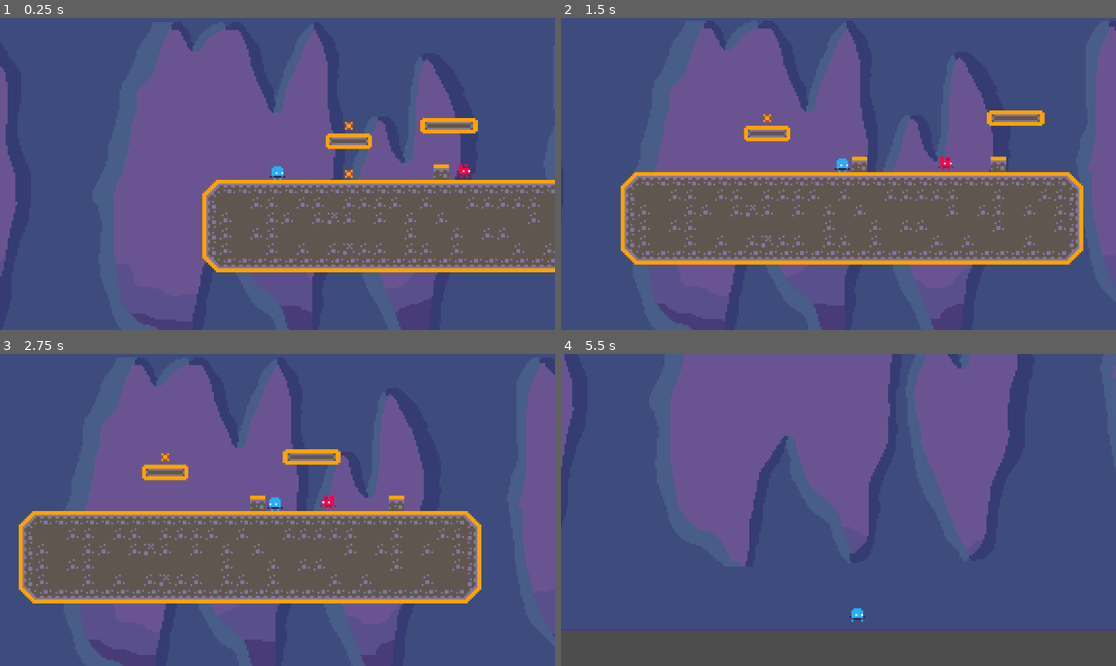
Above: before the commit, frames 1-4 (two rows, left to right).
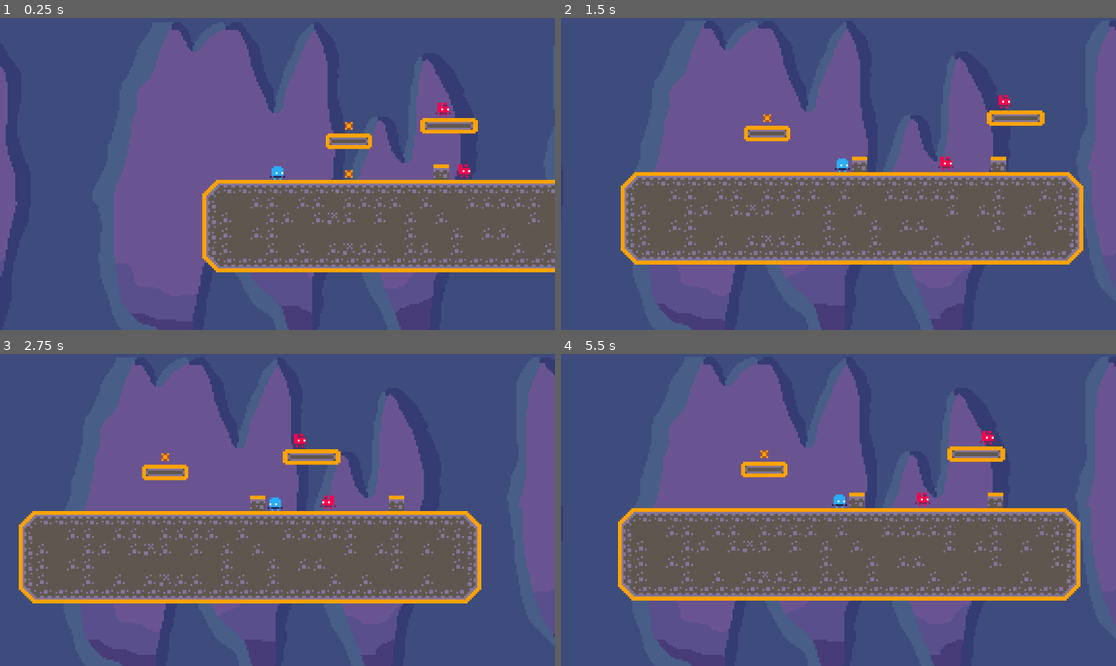
Above: after the commit, the same moments.

Repository: Miles-Miles2/GMTK2024
Game: Godot game, scene res://Tileset/root.tscn
The game is run twice, just before and just after one commit, with the same random seed, the same clock (stepped at 60 frames per second) and the same inputs.
Inputs:
- Up to frame 1 (0.25 s): no input
- Up to frame 2 (1.5 s): hold D (move_right) from 0.53 s (still down); tap L (slow_plat) at 0.6 s; tap W (jump) at 0.77 s; tap O (speed_plat) at 1.35 s
- Up to frame 3 (2.75 s): tap W (jump) at 1.52 s; release D (move_right) at 2.03 s; hold A (move_left) from 2.03 s (still down); tap L (slow_plat) at 2.1 s
- Up to frame 4 (5.5 s): tap O (speed_plat) at 2.85, 4.35 s; tap W (jump) at 3.02, 3.77, 4.52 s; tap L (slow_plat) at 3.6, 5.1 s; release A (move_left) at 4.28 s; hold D (move_right) from 4.28 s (still down)

The runs differ from the first frame. In frame 1, less than 0.1% of the frame differs, in the area x 78-82%, y 27-32%; in frame 2, less than 0.1%; in frame 3, less than 0.1%; in frame 4, 57%, in the area x 0-100%, y 0-100%.

Commit message:
enemies don't fall off edge

Diff:
--- a/Platform copy.tscn
+++ b/Platform copy.tscn
@@ -26,3 +26,4 @@
 volume_db = -20.0
 pitch_scale = 0.9
 autoplay = true
+bus = &"SFX"
--- a/Scripts/killzone copy.gd
+++ b/Scripts/killzone copy.gd
@@ -17,3 +17,9 @@
 func _on_timer_timeout():
 	Engine.time_scale = 1.0
 	get_tree().reload_current_scene()
+
+
+
+
+func _on_ground_check_body_exited(body: Node2D) -> void:
+	pass # Replace with function body.
--- a/Scripts/slime copy.gd
+++ b/Scripts/slime copy.gd
@@ -46,3 +46,8 @@
 		body.velocity.x = (SPEED * speedMult * delta * direction)
 
 	body.move_and_slide()
+
+
+func _on_ground_check_body_exited(body: Node2D) -> void:
+	if (body.is_in_group("ground")):
+		direction *= -1
--- a/Tileset/root.tscn
+++ b/Tileset/root.tscn
@@ -22,7 +22,7 @@
 [node name="Player" parent="." instance=ExtResource("1_gyjny")]
 position = Vector2(39, 0)
 
-[node name="TileMap" type="TileMap" parent="."]
+[node name="TileMap" type="TileMap" parent="." groups=["ground"]]
 texture_filter = 1
 tile_set = ExtResource("2_nw3ex")
 format = 2
@@ -65,6 +65,9 @@
 [node name="Slime" parent="Enemies" groups=["enemy"] instance=ExtResource("5_v4j2h")]
 position = Vector2(136, 2)
 
+[node name="Slime2" parent="Enemies" groups=["enemy"] instance=ExtResource("5_v4j2h")]
+position = Vector2(115, -33)
+
 [node name="Coins" type="Node" parent="."]
 
 [node name="Coin" parent="Coins" instance=ExtResource("7_bupom")]
@@ -75,5 +78,5 @@
 
 [node name="Platforms" type="Node" parent="."]
 
-[node name="Platform" parent="Platforms" groups=["Platforms"] instance=ExtResource("10_k0awo")]
+[node name="Platform" parent="Platforms" groups=["Platforms", "ground"] instance=ExtResource("10_k0awo")]
 position = Vector2(114, -20)
--- a/coin copy.tscn
+++ b/coin copy.tscn
@@ -133,6 +133,7 @@
 
 [node name="Pickupsound" type="AudioStreamPlayer2D" parent="."]
 stream = ExtResource("3_onri3")
+bus = &"SFX"
 
 [node name="AnimationPlayer" type="AnimationPlayer" parent="."]
 libraries = {
--- a/killzone copy.tscn
+++ b/killzone copy.tscn
@@ -13,6 +13,7 @@
 
 [node name="deathSFX" type="AudioStreamPlayer2D" parent="."]
 stream = ExtResource("2_omttr")
+bus = &"SFX"
 
 [connection signal="body_entered" from="." to="." method="_on_body_entered"]
 [connection signal="timeout" from="Timer" to="." method="_on_timer_timeout"]
--- a/player.tscn
+++ b/player.tscn
@@ -111,5 +111,6 @@
 [node name="jumpSFX" type="AudioStreamPlayer2D" parent="."]
 stream = ExtResource("3_x1lgl")
 volume_db = -20.0
+bus = &"SFX"
 
 [connection signal="timeout" from="Timer" to="." method="_on_timer_timeout"]
--- a/slime copy.tscn
+++ b/slime copy.tscn
@@ -25,6 +25,9 @@
 "name": &"idle",
 "speed": 10.0
 }]
+
+[sub_resource type="CircleShape2D" id="CircleShape2D_5e1bx"]
+radius = 1.0
 
 [node name="Slime" type="Node2D"]
 script = ExtResource("1_bqwkd")
@@ -55,8 +58,22 @@
 animation = &"idle"
 autoplay = "idle"
 
+[node name="groundCheck" type="Area2D" parent="enemyBody2D"]
+
+[node name="CollisionShape2D" type="CollisionShape2D" parent="enemyBody2D/groundCheck"]
+position = Vector2(6, 7)
+shape = SubResource("CircleShape2D_5e1bx")
+
+[node name="groundCheck2" type="Area2D" parent="enemyBody2D"]
+
+[node name="CollisionShape2D" type="CollisionShape2D" parent="enemyBody2D/groundCheck2"]
+position = Vector2(-6, 7)
+shape = SubResource("CircleShape2D_5e1bx")
+
 [node name="Timer" type="Timer" parent="."]
 wait_time = 0.5
 
 [connection signal="animation_finished" from="enemyBody2D/AnimatedSprite2D" to="." method="_on_animated_sprite_2d_animation_finished"]
+[connection signal="body_exited" from="enemyBody2D/groundCheck" to="." method="_on_ground_check_body_exited"]
+[connection signal="body_exited" from="enemyBody2D/groundCheck2" to="." method="_on_ground_check_body_exited"]
 [connection signal="timeout" from="Timer" to="." method="_on_timer_timeout"]
Not shown: 1 places in slime copy.tscn that only renumber resources
